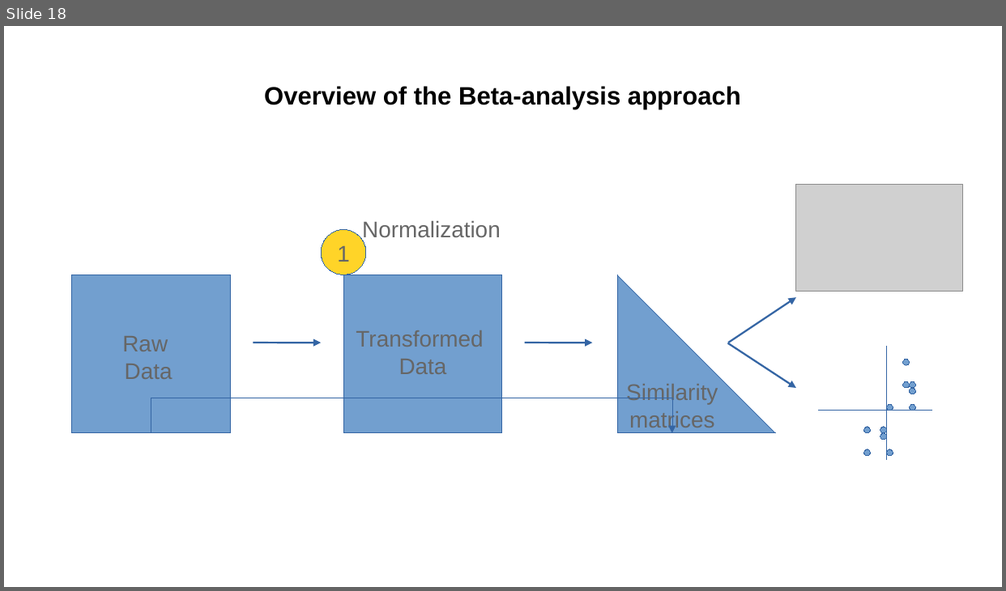
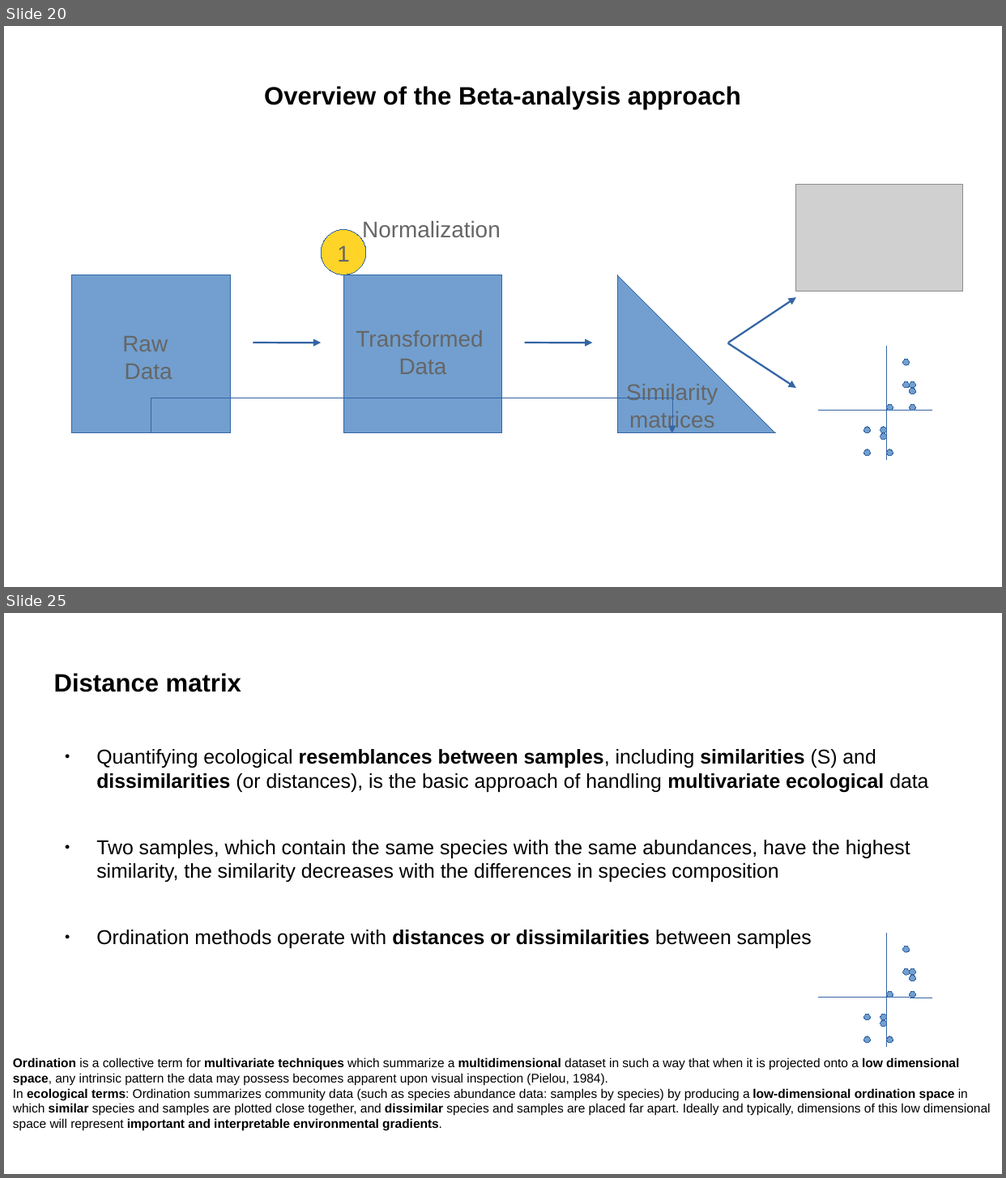
Before and after one commit to vincentmanz/Metagenomics_2024, a slide deck: Day_2/diversity indices.odp. Shown one above the other, each under a label of ours: slide 18 before the commit, slides 20 and 25 after it; the slides between them are not shown. The pictures are 1006x591 and 1006x1178 pixels, drawn with LibreOffice and Linux fonts; fonts in the diff are those of the drawing; grey boxes stand for pictures. Boxes give left, top, right and bottom in pixels: in the first picture for what was removed or moved away, otherwise in the second. Text is boxed around its words. In the diff, an @@ line names an element or a change of style, - is before the commit and + after.

```diff
--- a/Day_2/diversity indices.odp
+++ b/Day_2/diversity indices.odp
@@ slide 25 added at box(4, 613, 1002, 1174), background #FFFFFF @@
@@ title added at box(54, 673, 241, 692), 20 pt, text #000000, bold @@
+Distance matrix
@@ text added at box(96, 749, 928, 948), 16 pt, text #000000 @@
+● Quantifying ecological resemblances between samples, including similarities (S) and dissimilarities (or distances), is the basic approach of handling multivariate ecological data
+● Two samples, which contain the same species with the same abundances, have the highest similarity, the similarity decreases with the differences in species composition
+● Ordination methods operate with distances or dissimilarities between samples
@@ group added at box(819, 934, 932, 1047): 11 ellipses, 2 lines @@
@@ text added at box(13, 1058, 991, 1131), 10 pt, text #000000 @@
+Ordination is a collective term for multivariate techniques which summarize a multidimensional dataset in such a way that when it is projected onto a low dimensional space, any intrinsic pattern the data may possess becomes apparent upon visual inspection (Pielou, 1984).
+In ecological terms: Ordination summarizes community data (such as species abundance data: samples by species) by producing a low-dimensional ordination space in which similar species and samples are plotted close together, and dissimilar species and samples are placed far apart. Ideally and typically, dimensions of this low dimensional space will represent important and interpretable environmental gradients.
@@ what was slide 18 is now slide 20 @@
```
Also in this commit, not shown: 9 slides changed, 17 other slides added, 7 slides removed, 1 other file.
